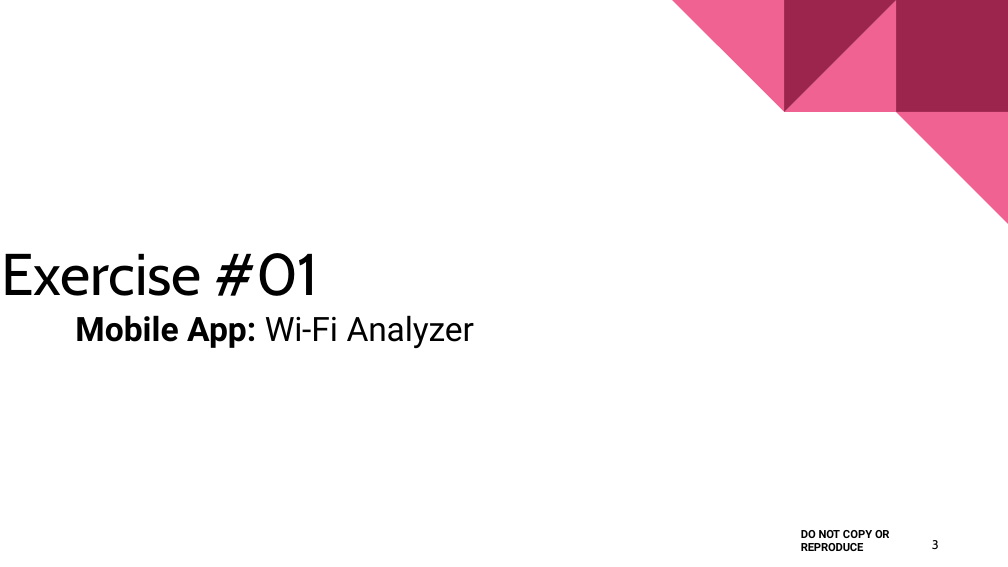
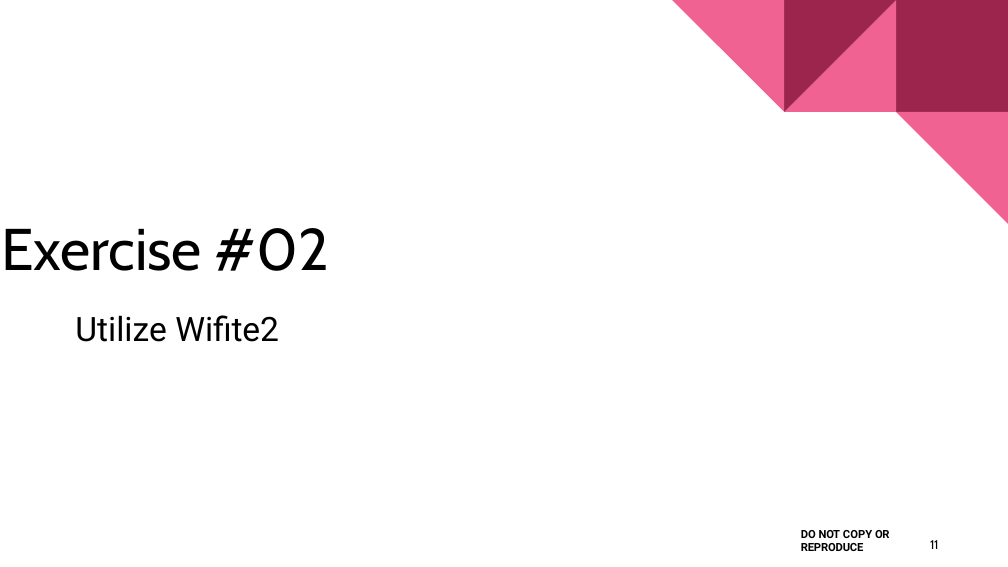
Before and after one commit to nprobert/AutoISAC-ACT-AdvWireless, a slide deck: slide 11 of 3 ACT AW - WiFi.pptx (slide 3 before the commit). Drawn at 1008x567 pixels with LibreOffice and Linux fonts; fonts in the diff are those of the drawing. Boxes give left, top, right and bottom in pixels: in the first picture for what was removed or moved away, otherwise in the second. Text is boxed around its words. In the diff, an @@ line names an element or a change of style, - is before the commit and + after.

```diff
--- a/3 ACT AW - WiFi.pptx
+++ b/3 ACT AW - WiFi.pptx
@@ title at (1, 228, 329, 271): text changed @@
-Exercise #01
+Exercise #02
@@ text at (75, 315, 279, 342): text changed @@
-Mobile App: Wi-Fi Analyzer
+Utilize Wiﬁte2
@@ page number at (930, 540, 939, 549): text changed @@
-3
+11
```
Also in this commit, not shown: 3 other slides changed, 17 slides added, 8 other files.
